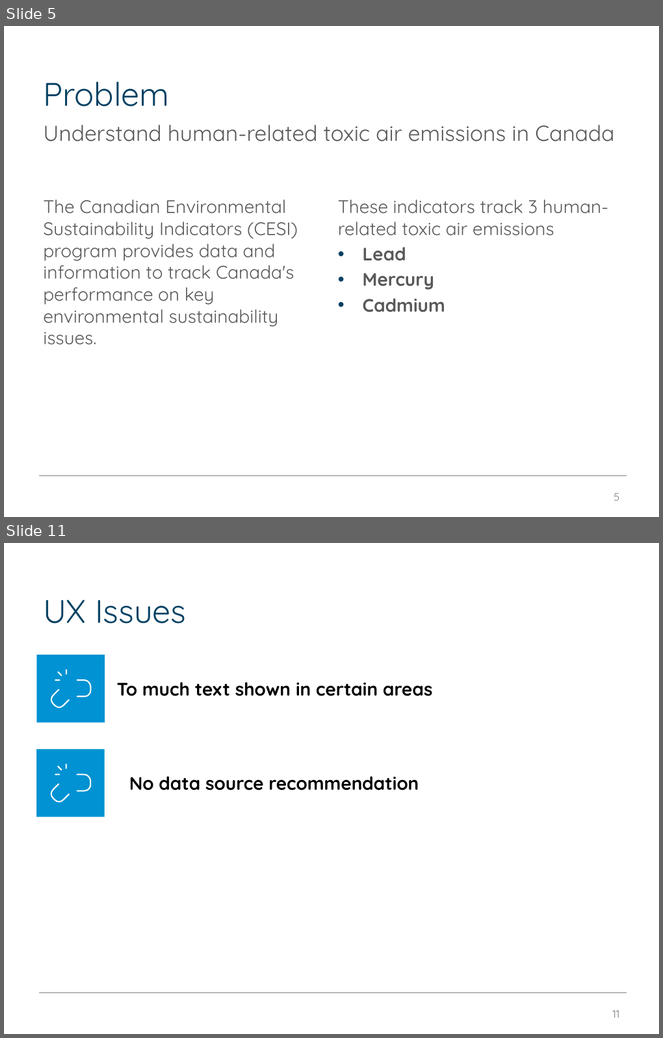
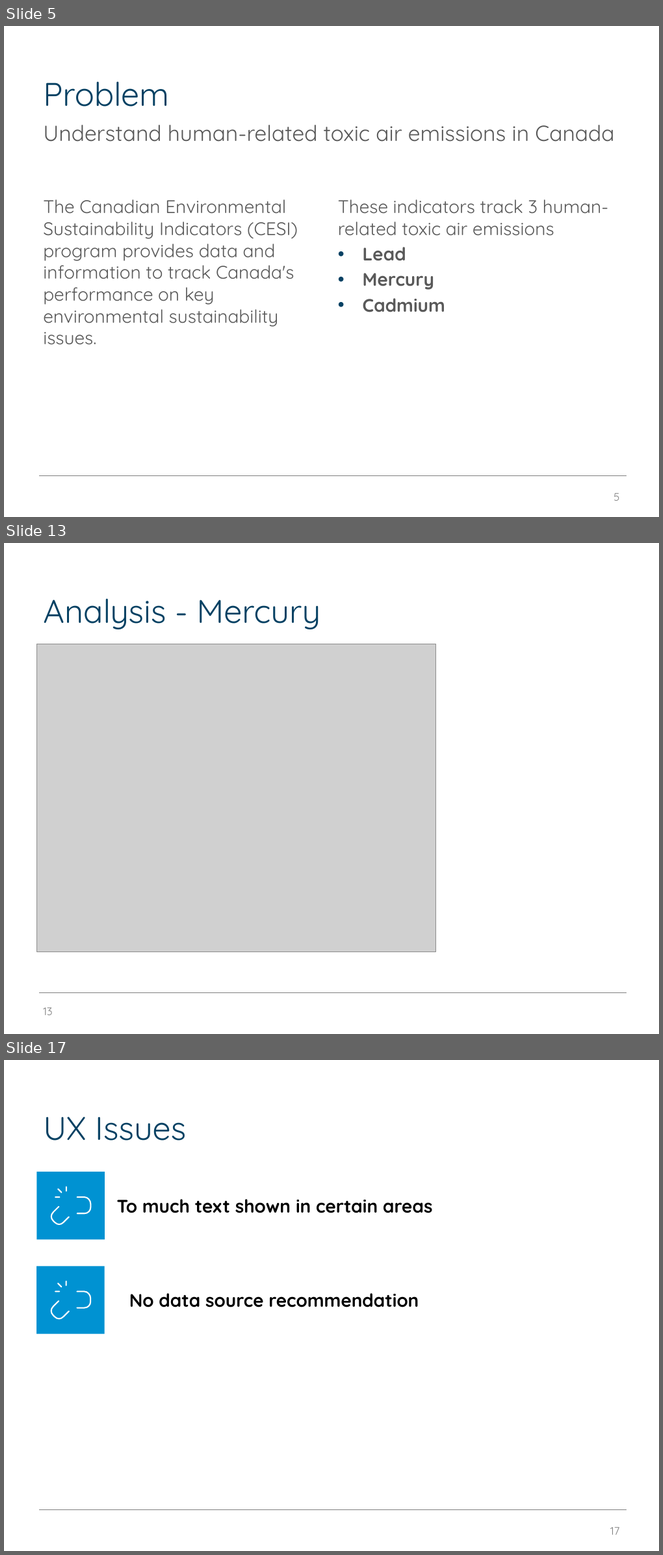
Before and after one commit to edimaudo/hackathon_coding_challenges, a slide deck: open_data_platform_hackathon/osdp_deck.pptx. Shown one above the other, each under a label of ours: slides 5 and 11 before the commit, slides 5, 13 and 17 after it; the slides between them are not shown. The pictures are 663x1038 and 663x1555 pixels, drawn with LibreOffice and Linux fonts; fonts in the diff are those of the drawing; grey boxes stand for pictures; background and template pictures are left out. Boxes give left, top, right and bottom in pixels: in the first picture for what was removed or moved away, otherwise in the second. Text is boxed around its words. In the diff, an @@ line names an element or a change of style, - is before the commit and + after.

```diff
--- a/open_data_platform_hackathon/osdp_deck.pptx
+++ b/open_data_platform_hackathon/osdp_deck.pptx
@@ slide 13 added at bbox=[4, 543, 659, 1034], background #FFFFFF; not listed: 1 template element that a slide beside it also shows @@
@@ title added at bbox=[43, 598, 321, 629], 36 pt, text #064163 @@
+Analysis - Mercury
@@ picture added at bbox=[36, 644, 436, 952] @@
@@ page number added at bbox=[43, 1008, 52, 1016], 12 pt, text #7F7F7F @@
+13
@@ what was slide 11 is now slide 17 @@
@@ page number at bbox=[610, 1527, 620, 1535]: text changed @@
-11
+17
```
Also in this commit, not shown: 5 slides changed, 7 other slides added, 2 slides removed.
